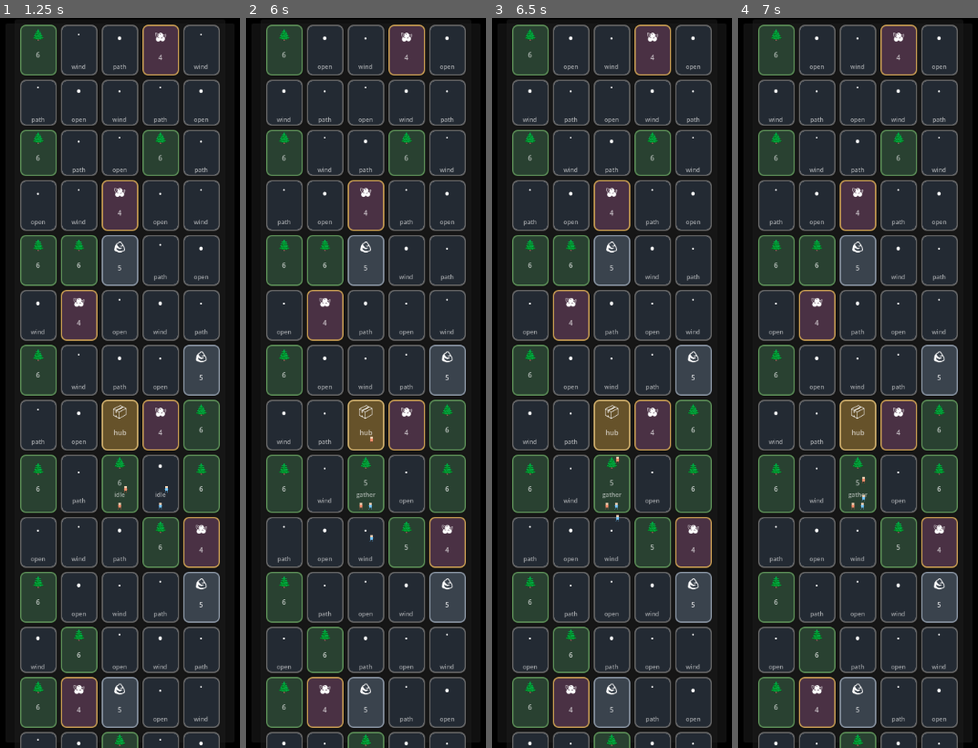
Above: before the commit, frames 1-4 (left to right).
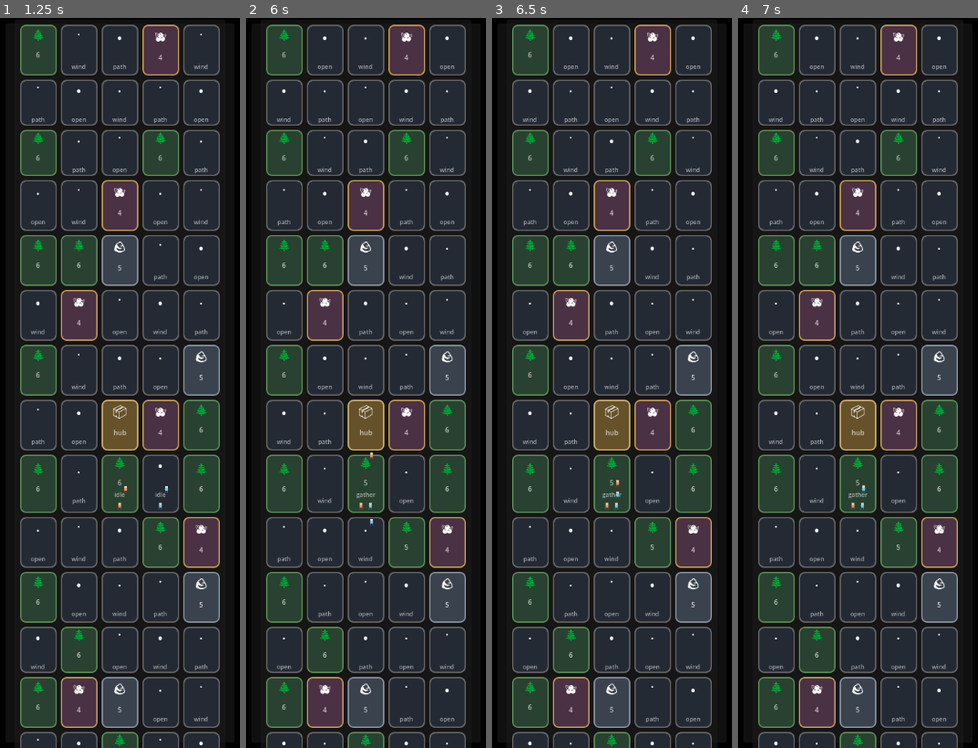
Above: after the commit, the same moments.

Repository: misospace/windowstead
Game: Godot game, scene res://scenes/main.tscn
Two runs of this game, one before a commit and one after it. Both use one fixed random seed, a clock stepped at 60 frames per second and the inputs below.
Inputs (mouse positions are in pixels of both pictures, inside the frame that each line leads up to):
- Up to frame 1 (1.25 s): tap Enter at 0.5 s; move the mouse to (172, 346) at 0.52 s; click (172, 346) at 0.67 s
- Up to frame 2 (6 s): tap Space at 1.25, 3.5 s; move the mouse to (318, 419) at 1.27 s; click (318, 419) at 1.42 s; move the mouse to (390, 222) at 2.02 s; click (390, 222) at 2.17 s; tap Enter at 2.75, 4.25 s; move the mouse to (354, 529) at 2.77 s; click (354, 529) at 2.92 s; move the mouse to (438, 492) at 3.52 s; click (438, 492) at 3.67 s; move the mouse to (294, 273) at 4.27 s; click (294, 273) at 4.42 s; move the mouse to (378, 383) at 5.02 s; click (378, 383) at 5.17 s; move the mouse to (330, 200) at 5.77 s; click (330, 200) at 5.92 s
- Up to frame 3 (6.5 s): no input
- Up to frame 4 (7 s): tap Space at 6.5 s; move the mouse to (910, 346) at 6.52 s; click (910, 346) at 6.67 s

Frame 1 is identical in both runs. In frame 2, less than 0.1% of the frame differs, in the area x 51-54%, y 57-72%; in frame 3, less than 0.1%, in the area x 51-54%, y 60-69%; in frame 4, less than 0.1%.

Commit message:
fix: add ease-out curve to worker movement interpolation (issue #26)

Diff:
--- a/scripts/main.gd
+++ b/scripts/main.gd
@@ -950,7 +950,8 @@
 		var to_pos := data_to_vec(worker.get("pos", vec_to_data(stockpile_pos)))
 		var from_center := tile_center(from_pos)
 		var to_center := tile_center(to_pos)
-		var draw_pos := from_center.lerp(to_center, progress)
+		var eased := ease(progress, 0.3)
+		var draw_pos := from_center.lerp(to_center, eased)
 		sprite.position = draw_pos - sprite.custom_minimum_size * 0.5
 
 func tile_center(pos: Vector2i) -> Vector2:
